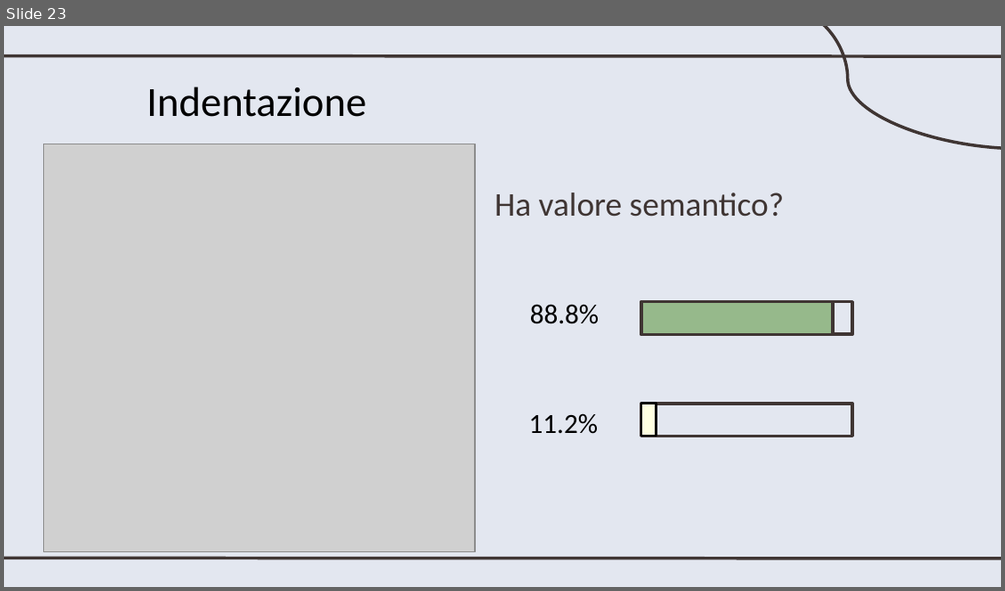
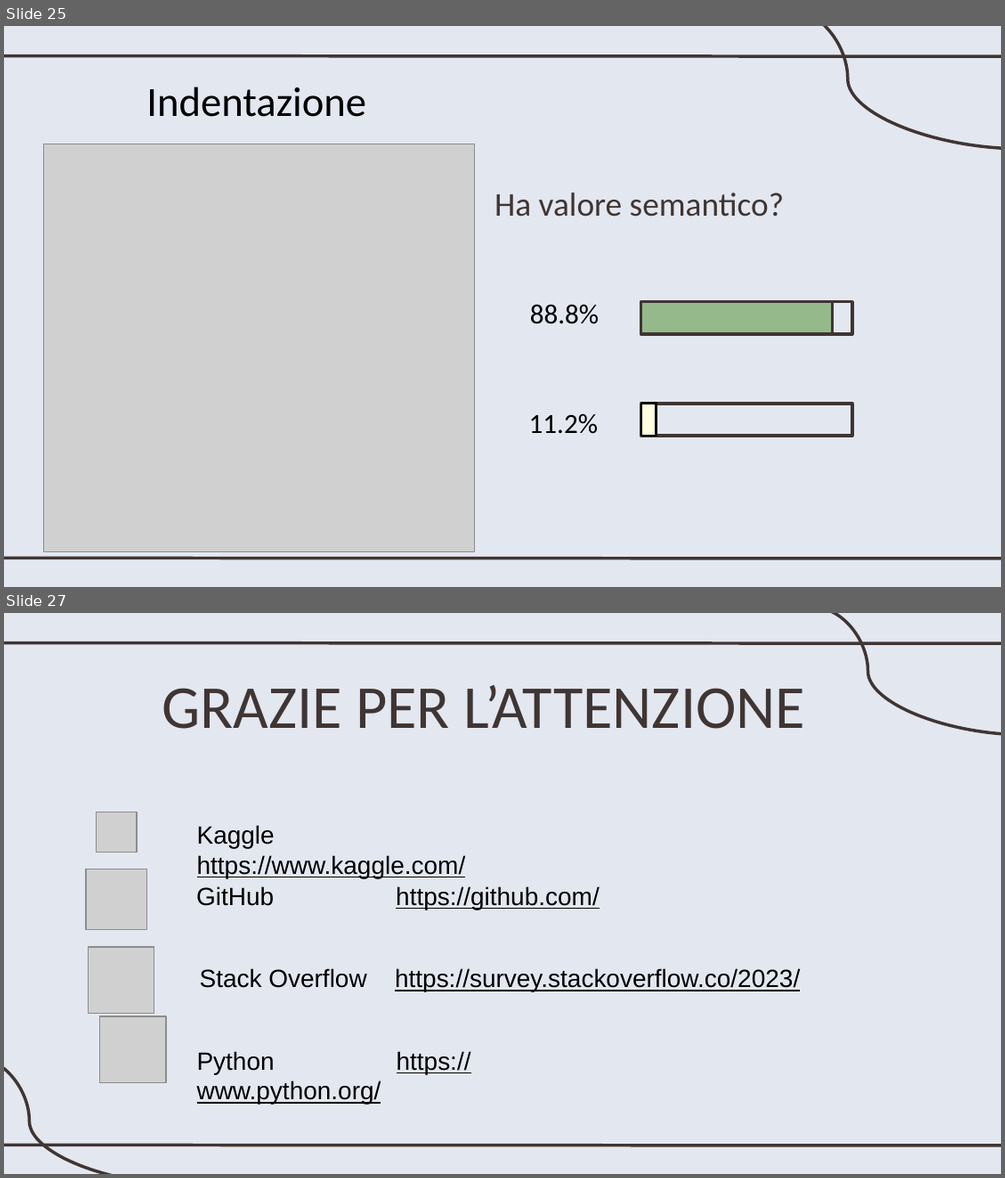
Before and after one commit to Monf11/SciVis, a slide deck: presentazione/LinguaggiDiProgrammazione_1.pptx. Shown one above the other, each under a label of ours: slide 23 before the commit, slides 25 and 27 after it; the slides between them are not shown. The pictures are 1005x591 and 1005x1178 pixels, drawn with LibreOffice and Linux fonts; fonts in the diff are those of the drawing; grey boxes stand for pictures. Boxes give left, top, right and bottom in pixels: in the first picture for what was removed or moved away, otherwise in the second. Text is boxed around its words. In the diff, an @@ line names an element or a change of style, - is before the commit and + after.

```diff
--- a/presentazione/LinguaggiDiProgrammazione_1.pptx
+++ b/presentazione/LinguaggiDiProgrammazione_1.pptx
@@ slide 27 added at (4, 613, 1001, 1174), background #E3E7F0; not listed: 2 template elements that a slide beside it also shows @@
@@ curved line added from (816, 613) to (1001, 735), #3F3533 2.25 pt @@
@@ title added at (162, 685, 806, 729), 44 pt, text #3F3533 @@
+GRAZIE PER L’ATTENZIONE
@@ picture added at (97, 812, 137, 852) @@
@@ text added at (197, 825, 466, 878), 18 pt, text #000000, underline @@
+Kaggle https://www.kaggle.com/
@@ picture added at (86, 869, 147, 930) @@
@@ text added at (196, 886, 599, 909), 18 pt, text #000000, underline @@
+GitHub https://github.com/
@@ picture added at (88, 947, 154, 1013) @@
@@ text added at (200, 968, 800, 992), 18 pt, text #000000, underline @@
+Stack Overflow https://survey.stackoverflow.co/2023/
@@ picture added at (100, 1015, 167, 1083) @@
@@ curved line added from (4, 1058) to (187, 1174), #3F3533 2.25 pt @@
@@ text added at (197, 1051, 471, 1104), 18 pt, text #000000, underline @@
+Python https://www.python.org/
@@ what was slide 23 is now slide 25 @@
```
Also in this commit, not shown: 7 slides changed, 1 other slide added, 2 slides removed, 1 other file.
